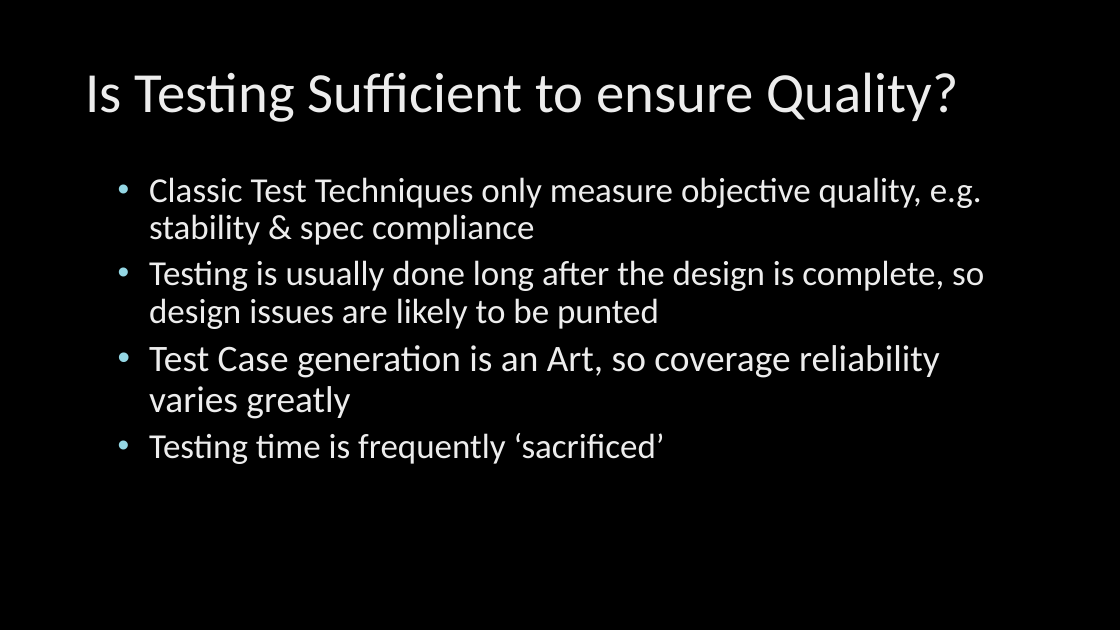
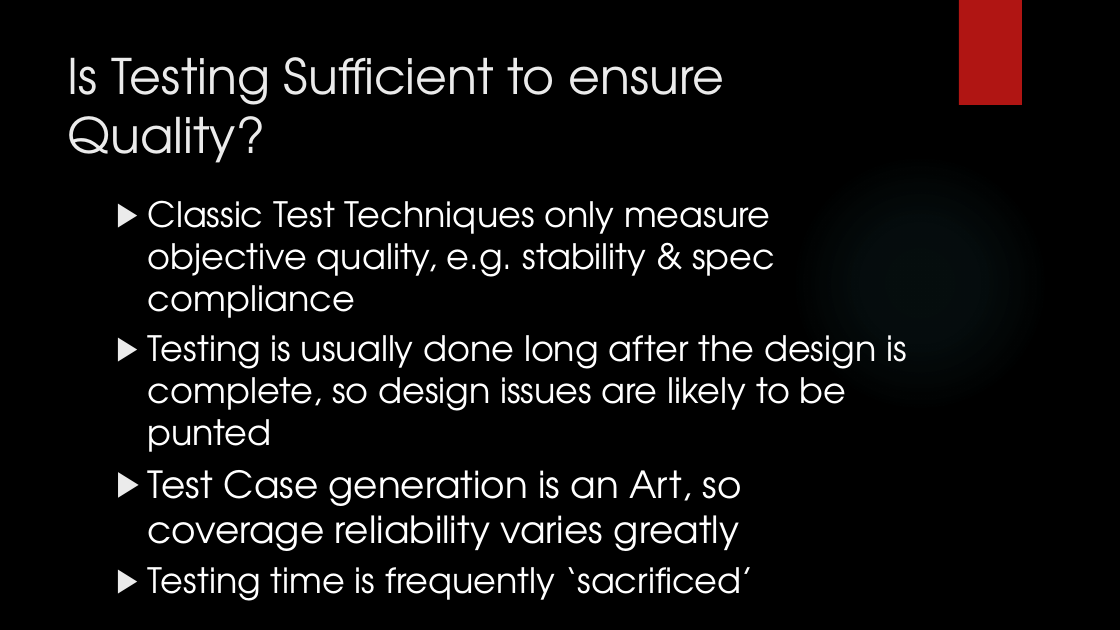
Before and after one commit to xinase/ASE, a slide deck: slide 6 of chapter13/ASE_13_Testing.pptx. Drawn at 1120x630 pixels with LibreOffice and Linux fonts; fonts in the diff are those of the drawing; background and template pictures are left out. Boxes give left, top, right and bottom in pixels: in the first picture for what was removed or moved away, otherwise in the second. Text is boxed around its words. In the diff, an @@ line names an element or a change of style, - is before the commit and + after.

```diff
--- a/chapter13/ASE_13_Testing.pptx
+++ b/chapter13/ASE_13_Testing.pptx
@@ rectangle added at <box>959,0,1022,105</box>, fill #B01513 @@
@@ title "Is Testing Sufficient to ensure ...": place and size @@
-title "Is Testing Sufficient to ensure ..." at <box>85,72,959,122</box>
+title "Is Testing Sufficient to ensure ..." at <box>68,57,725,163</box>
@@ title "Is Testing Sufficient to ensure ..." at <box>68,57,725,163</box>: size 48.6 to 42 pt, font Calibri to TeX Gyre Adventor, text colour gradient #BFBFBF to #EDEDED to #FFFFFF to #EBEBEB; line spacing 0.9 to 1; vertical alignment middle to top @@
@@ ellipse added at <box>791,154,1049,413</box>, fill gradient #50B9C1 @@
@@ text "Classic Test Techniques only measure ...": place and size @@
-text "Classic Test Techniques only measure ..." at <box>149,177,984,464</box>
+text "Classic Test Techniques only measure ..." at <box>148,200,907,594</box>
@@ text "Classic Test Techniques only measure ..." at <box>148,200,907,594</box>: font Calibri to TeX Gyre Adventor, text colour gradient #BFBFBF to #EDEDED to #FFFFFF to #FFFFFF; bullet • to ▶; line spacing 0.9 to 1; bullet colour #94D7E4 to #EBEBEB @@
```
Also in this commit, not shown: 43 other slides changed.
